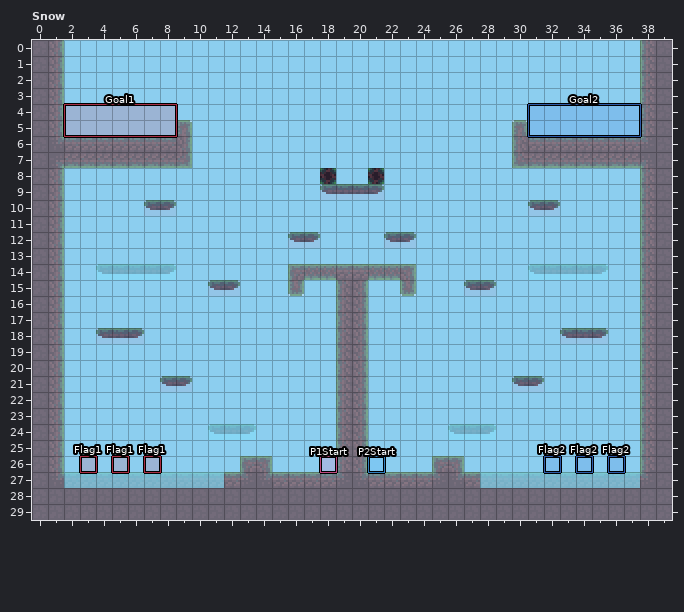
A LDtk project gets an edit: assets/src/levels/arena.ldtk. The picture above is the old version.
Cells are 8x8 px. Shown: Snow x 0..39, y 0..29. The commit also changed other parts of the map, which this record leaves out.
After the commit:
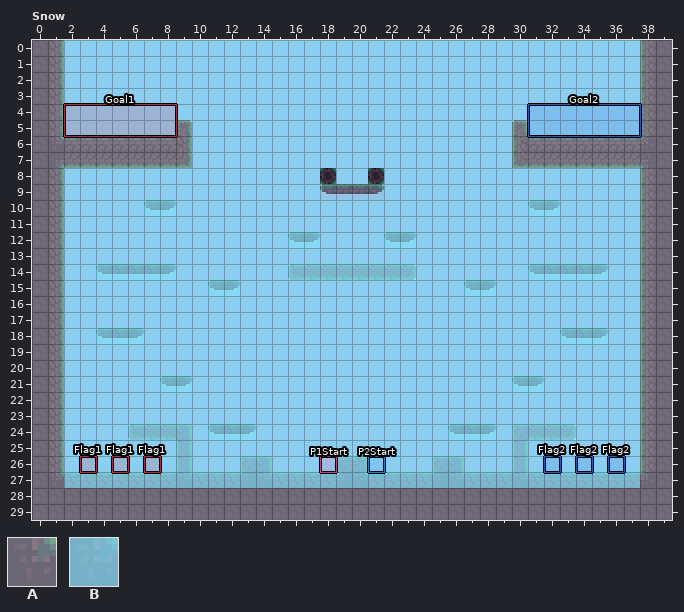
Key: from "Collision": A 1 "Solid"; from "Surface": B 1 "Ice".
_ is an empty cell.
See-through tiles are keyed as they look on the map.
What changed:
Layer "Collision":
y 15: x 16 A -> _; x 19..20 AA -> __; x 23 A -> _
y 16..23: x 19..20 AA -> __
y 24: x 6..9 ____ -> AAAA; x 19..20 AA -> __; x 30..33 ____ -> AAAA
y 25: x 9 _ -> A; x 19..20 AA -> __; x 30 _ -> A
y 26: x 9 _ -> A; x 30 _ -> A
Layer "Surface":
y 10: x 7..8 __ -> BB; x 31..32 __ -> BB
y 12: x 16..17 __ -> BB; x 22..23 __ -> BB
y 14: x 16..23 ________ -> BBBBBBBB
y 15: x 11..12 __ -> BB; x 27..28 __ -> BB
y 18: x 4..6 ___ -> BBB; x 33..35 ___ -> BBB
y 21: x 8..9 __ -> BB; x 30..31 __ -> BB
y 24: x 6..9 ____ -> BBBB; x 30..33 ____ -> BBBB
y 25: x 9 _ -> B; x 30 _ -> B
y 26: x 9 _ -> B; x 13..14 __ -> BB; x 19..20 __ -> BB; x 25..26 __ -> BB; x 30 _ -> B
y 27: x 12..27 ________________ -> BBBBBBBBBBBBBBBB
